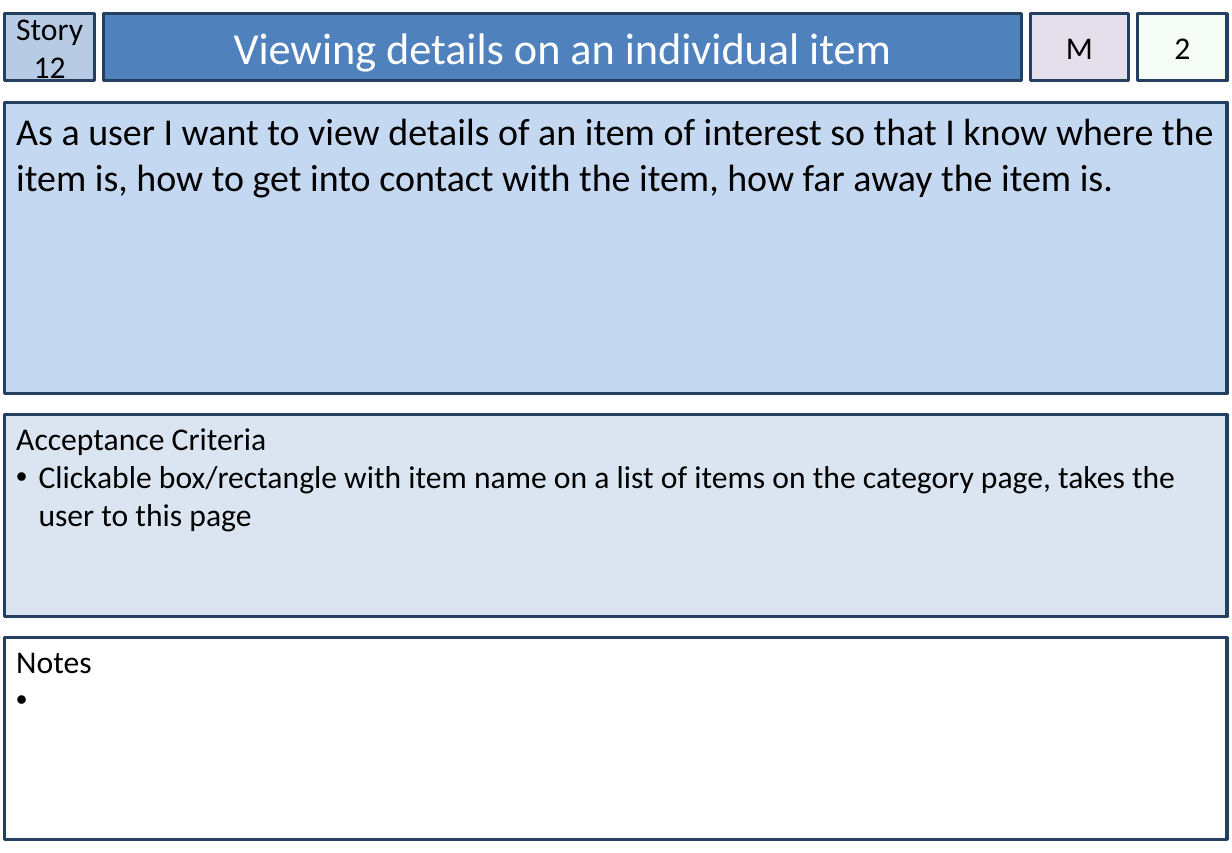
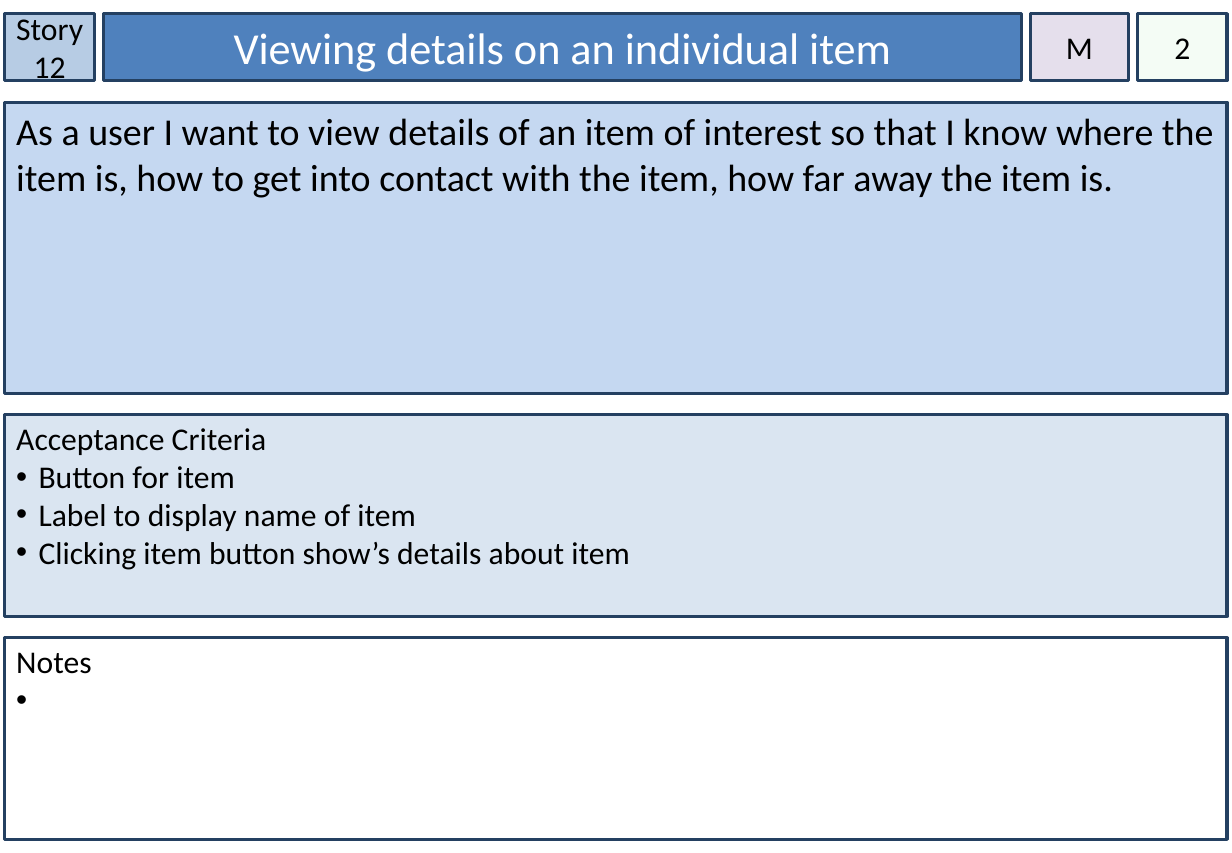
Before and after one commit to NickIsReady/Group-68-Web-System, a slide deck: slide 13 of Group 68 Story Cards.pptx. Drawn at 1232x853 pixels with LibreOffice and Linux fonts; fonts in the diff are those of the drawing. Boxes give left, top, right and bottom in pixels: in the first picture for what was removed or moved away, otherwise in the second. Text is boxed around its words. In the diff, an @@ line names an element or a change of style, - is before the commit and + after.

Commit message:
Updated User Stories, Updated Burndown Charts

```diff
--- a/Group 68 Story Cards.pptx
+++ b/Group 68 Story Cards.pptx
@@ text in rectangle at <box>39,466,630,570</box>: text changed @@
-• Clickable box/rectangle with item name on a list of items on the category page, takes the user to this page
+• Button for item
+• Label to display name of item
+• Clicking item button show’s details about item
```
Also in this commit, not shown: 17 other slides changed, 12 slides added, 1 other file.
